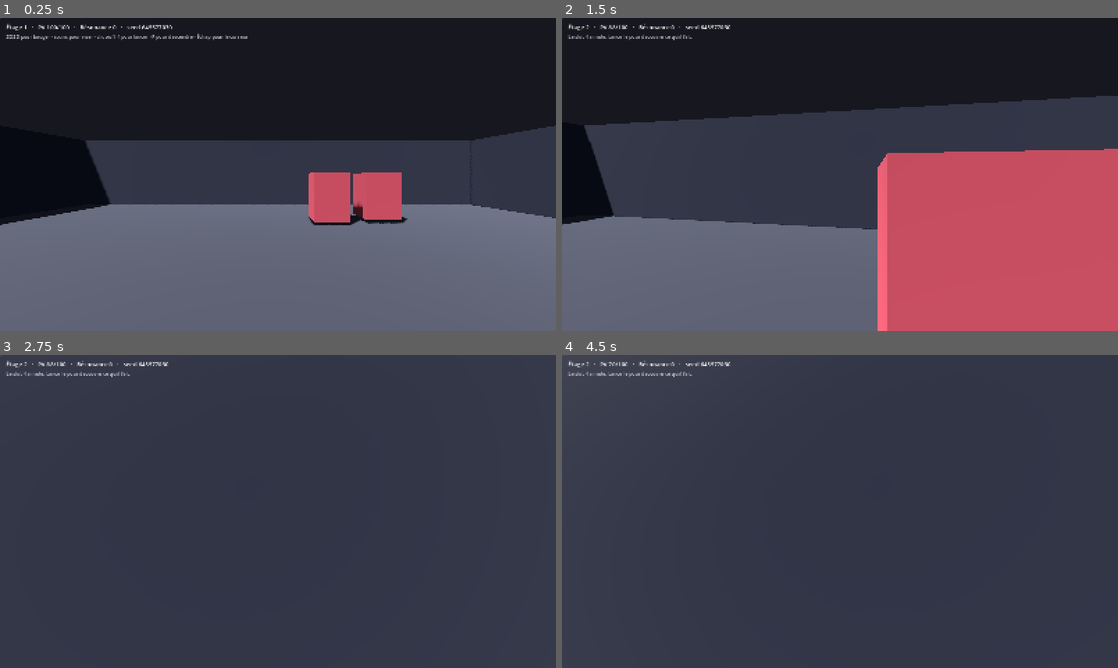
Above: before the commit, frames 1-4 (two rows, left to right).
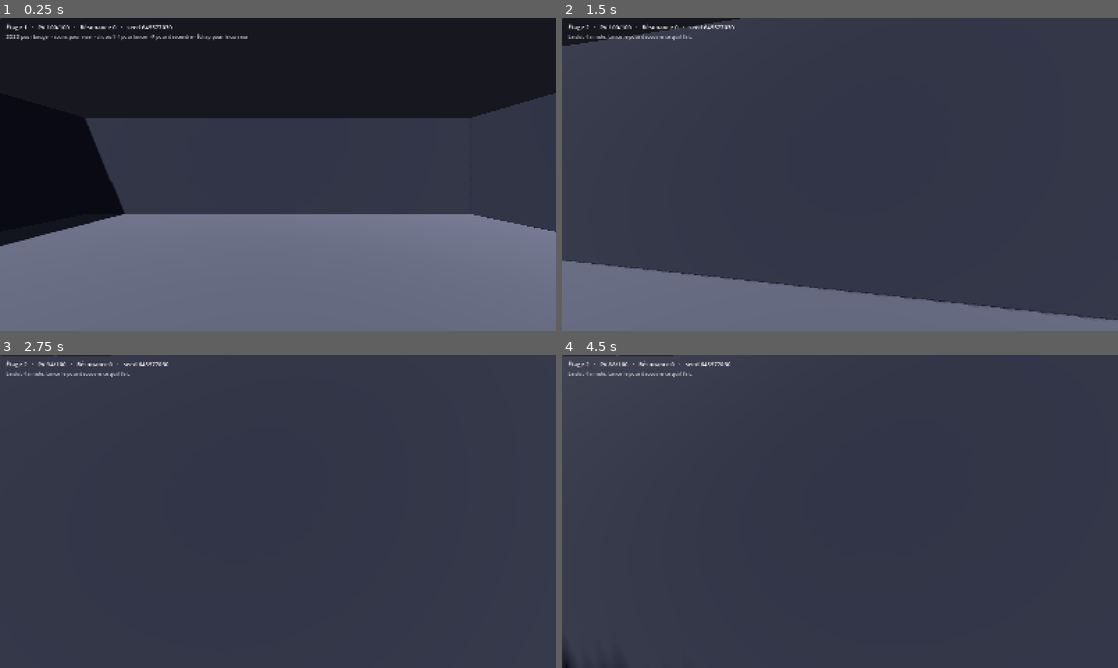
Above: after the commit, the same moments.

Repository: Treri-afk/depthcast
Game: Godot game, scene res://scenes/prototype.tscn
The game is run twice, just before and just after one commit, with the same random seed, the same clock (stepped at 60 frames per second) and the same inputs.
Inputs (mouse positions are in pixels of both pictures, inside the frame that each line leads up to):
- Up to frame 1 (0.25 s): no input
- Up to frame 2 (1.5 s): move the mouse to (867, 174) at 0.52 s; hold W (proto_haut) from 0.53 s (still down); tap F (proto_etage_suivant) at 0.6 s; click (867, 174) at 0.67 s; move the mouse to (812, 174) at 1.27 s; tap 1 (proto_sort_1) at 1.35 s
- Up to frame 3 (2.75 s): keep holding W (proto_haut); move the mouse to (289, 505) at 2.02 s; tap 2 (proto_sort_2) at 2.1 s
- Up to frame 4 (4.5 s): keep holding W (proto_haut); tap Enter at 2.75, 4.25 s; move the mouse to (834, 517) at 2.77 s; tap 3 (proto_sort_3) at 2.85 s; click (834, 517) at 2.92 s; tap Space at 3.5 s; move the mouse to (878, 514) at 3.52 s; tap 4 (proto_sort_4) at 3.6 s; move the mouse to (795, 508) at 4.27 s; click (795, 508) at 4.35 s

The runs differ from the first frame. In frame 1, 12% of the frame differs, in the area x 0-100%, y 24-73%; in frame 2, 65%, in the area x 0-100%, y 0-100%; in frame 3, 0.1%; in frame 4, 0.1%.

Commit message:
feat: étages à plusieurs salles et changement d'école en jeu
Trois demandes du playtest.

Fenêtre : mode maximisé au lancement. Mais la vraie cause du rendu
minuscule était que le jeu tourne intégré dans l'éditeur, ce qui
contraint le viewport et ignore la résolution du projet — à désactiver
côté éditeur, aucun réglage de projet n'y changera rien.

Étages : une chaîne de 3 salles de taille variable, reliées par des
couloirs, avec une direction qui alterne pour éviter la ligne droite.
Les murs porteurs d'une ouverture sont bâtis en deux segments plutôt
qu'en un bloc. Tout est tiré du flux seedé du donjon, donc la même seed
rejoue le même étage — et la géométrie se régénère à chaque descente.
C'est une version minuscule du principe du GDD §5 : des salles
assemblées selon une seed, jamais de géométrie inventée à la volée.

Écoles : des flèches sous chaque slot font défiler les 5 écoles, pour
comparer sans relancer. Purement un outil de prototype — en jeu les
écoles se choisissent avant la descente. Le changement remet le slot en
état ??? , sinon on croirait connaître un sort qu'on n'a jamais lancé.

Co-Authored-By: Claude Opus 5 <noreply@anthropic.com>

Diff:
--- a/project.godot
+++ b/project.godot
@@ -26,6 +26,8 @@
 
 window/size/viewport_width=1600
 window/size/viewport_height=900
+; 2 = maximisée. En fenêtre détachée, le jeu occupe tout l'écran au lancement.
+window/size/mode=2
 ; Le HUD suit la taille de la fenêtre au lieu de rester en pixels fixes.
 window/stretch/mode="canvas_items"
 window/stretch/aspect="expand"
--- a/scripts/core/game_state.gd
+++ b/scripts/core/game_state.gd
@@ -98,6 +98,24 @@
 		slot.effect_index = rng.randi_range(0, slot.pool_size - 1)
 		slot.locked_until_floor = SpellSlot.NOT_SET
 		slot.discovered_on_floor = SpellSlot.NOT_SET
+
+
+## Change l'école d'un seul slot, en cours de run.
+##
+## N'existe que pour le prototype : en jeu, les écoles se choisissent avant la
+## descente et ne bougent plus. Ici c'est l'outil qui permet de comparer les
+## écoles entre elles sans relancer.
+func set_slot_school(player_id: int, slot_index: int, school_id: StringName,
+		pool_size: int) -> void:
+	var p: PlayerState = run.get_player(player_id) if run != null else null
+	if p == null or slot_index < 0 or slot_index >= p.slots.size():
+		return
+	var slot: SpellSlot = p.slots[slot_index]
+	slot.school_id = school_id
+	slot.pool_size = clampi(pool_size, 2, 5)
+	slot.effect_index = mini(slot.effect_index, slot.pool_size - 1)
+	slot.discovered_on_floor = SpellSlot.NOT_SET
+	EventBus.slot_rerolled.emit(player_id, slot_index, slot.effect_index)
 
 
 # ── Monstres ──────────────────────────────────────────────────────────────
--- a/scripts/prototype/prototype_hud.gd
+++ b/scripts/prototype/prototype_hud.gd
@@ -11,6 +11,8 @@
 
 signal verrou_demande(slot_index: int)
 signal etage_suivant_demande()
+## Demande de changer l'école d'un slot. `pas` vaut -1 ou +1.
+signal ecole_changee(slot_index: int, pas: int)
 
 var joueur: PlayerAvatar = null
 
@@ -45,6 +47,23 @@
 	for i: int in 4:
 		var colonne := VBoxContainer.new()
 		colonne.custom_minimum_size = Vector2(155, 0)
+
+		# Flèches de changement d'école : comparer deux écoles sans relancer.
+		var choix := HBoxContainer.new()
+		var gauche := Button.new()
+		gauche.text = "<"
+		gauche.custom_minimum_size = Vector2(30, 0)
+		gauche.pressed.connect(func() -> void: ecole_changee.emit(i, -1))
+		var droite := Button.new()
+		droite.text = ">"
+		droite.custom_minimum_size = Vector2(30, 0)
+		droite.pressed.connect(func() -> void: ecole_changee.emit(i, 1))
+		var espace := Control.new()
+		espace.size_flags_horizontal = Control.SIZE_EXPAND_FILL
+		choix.add_child(gauche)
+		choix.add_child(espace)
+		choix.add_child(droite)
+		colonne.add_child(choix)
 
 		var panneau := Panel.new()
 		panneau.custom_minimum_size = Vector2(155, 62)
--- a/scripts/prototype/prototype_root.gd
+++ b/scripts/prototype/prototype_root.gd
@@ -11,11 +11,16 @@
 ##   - aucun dégât appliqué à la main (R4) — tout passe par l'EffectResolver
 
 # ── Réglages du prototype. Trituré librement. ─────────────────────────────
-const MONSTRES_PAR_ETAGE: int = 4
+const MONSTRES_PAR_SALLE: int = 3
 const PV_MONSTRE: int = 34
 const RESONANCE_PAR_MONSTRE: int = 12
 const COUT_VERROU: int = 20
-const TAILLE_SALLE: float = 22.0
+const SALLES_PAR_ETAGE: int = 3
+const TAILLE_SALLE_MIN: float = 13.0
+const TAILLE_SALLE_MAX: float = 19.0
+const LONGUEUR_COULOIR: float = 7.0
+const LARGEUR_COULOIR: float = 4.0
+const HAUTEUR_MUR: float = 4.0
 const VITESSE_PROJECTILE: float = 34.0
 
 var _joueur: PlayerAvatar
@@ -23,11 +28,13 @@
 var _hud: PrototypeHud
 var _avatars: Dictionary[int, MonsterAvatar] = {}
 var _conteneur_monstres: Node3D
+var _geometrie: Node3D
+var _salles: Array[Dictionary] = []
 
 
 func _ready() -> void:
 	_declare_les_touches()
-	_construit_la_salle()
+	_construit_l_eclairage()
 	_construit_le_joueur()
 	_construit_le_hud()
 
@@ -45,6 +52,7 @@
 		func(_id: int, raison: String) -> void: _hud.journalise("Achat refusé : " + raison)
 	)
 
+	_assemble_l_etage()
 	_peuple_l_etage()
 	_hud.journalise("ZQSD pour bouger · souris pour viser · clic ou 1-4 pour lancer · F pour descendre · Échap pour le curseur")
 
@@ -94,7 +102,7 @@
 	InputMap.action_add_event("proto_tir", clic)
 
 
-func _construit_la_salle() -> void:
+func _construit_l_eclairage() -> void:
 	var lumiere := DirectionalLight3D.new()
 	lumiere.rotation_degrees = Vector3(-58, -42, 0)
 	lumiere.light_energy = 1.15
@@ -107,18 +115,118 @@
 	env.background_color = Color(0.09, 0.09, 0.12)
 	env.ambient_light_source = Environment.AMBIENT_SOURCE_COLOR
 	env.ambient_light_color = Color(0.35, 0.36, 0.42)
-	env.ambient_light_energy = 0.8
+	env.ambient_light_energy = 0.85
 	ambiance.environment = env
 	add_child(ambiance)
 
-	_ajoute_bloc(Vector3(0, -0.5, 0), Vector3(TAILLE_SALLE, 1, TAILLE_SALLE),
-		Color(0.28, 0.29, 0.33))
-	var demi: float = TAILLE_SALLE * 0.5
-	for cote: Array in [[Vector3(demi, 1.5, 0), Vector3(1, 4, TAILLE_SALLE)],
-			[Vector3(-demi, 1.5, 0), Vector3(1, 4, TAILLE_SALLE)],
-			[Vector3(0, 1.5, demi), Vector3(TAILLE_SALLE, 4, 1)],
-			[Vector3(0, 1.5, -demi), Vector3(TAILLE_SALLE, 4, 1)]]:
-		_ajoute_bloc(cote[0], cote[1], Color(0.2, 0.21, 0.26))
+	_geometrie = Node3D.new()
+	_geometrie.name = "Geometrie"
+	add_child(_geometrie)
+
+
+## Assemble l'étage : une chaîne de salles reliées par des couloirs.
+##
+## C'est une version minuscule du principe posé au GDD §5 — des salles
+## pré-conçues assemblées selon une seed, jamais de géométrie inventée à la
+## volée. Ici les salles sont de simples boîtes, mais le générateur ne connaît
+## déjà que des connecteurs et une seed : c'est la structure qui compte.
+func _assemble_l_etage() -> void:
+	for enfant: Node in _geometrie.get_children():
+		enfant.queue_free()
+	_salles.clear()
+
+	var rng: RandomNumberGenerator = RngService.stream(RngService.STREAM_DUNGEON)
+	var centre := Vector3.ZERO
+	var direction := Vector3.RIGHT
+
+	for i: int in SALLES_PAR_ETAGE:
+		var cote: float = rng.randf_range(TAILLE_SALLE_MIN, TAILLE_SALLE_MAX)
+		var salle := {"centre": centre, "taille": cote}
+		_salles.append(salle)
+
+		var ouverture_entree: bool = i > 0
+		var ouverture_sortie: bool = i < SALLES_PAR_ETAGE - 1
+		_batit_salle(centre, cote, direction, ouverture_entree, ouverture_sortie)
+
+		if not ouverture_sortie:
+			break
+
+		# La direction alterne pour que l'étage ne soit pas une ligne droite.
+		var suivante: Vector3 = Vector3.FORWARD if direction == Vector3.RIGHT else Vector3.RIGHT
+		var cote_suivant: float = rng.randf_range(TAILLE_SALLE_MIN, TAILLE_SALLE_MAX)
+		var depart: Vector3 = centre + direction * (cote * 0.5)
+		_batit_couloir(depart, direction)
+		centre = centre + direction * (cote * 0.5 + LONGUEUR_COULOIR + cote_suivant * 0.5)
+		direction = suivante
+
+
+func _batit_salle(centre: Vector3, cote: float, direction_sortie: Vector3,
+		ouverture_entree: bool, ouverture_sortie: bool) -> void:
+	_ajoute_bloc(centre + Vector3(0, -0.5, 0), Vector3(cote, 1, cote),
+		Color(0.30, 0.31, 0.36))
+
+	var demi: float = cote * 0.5
+	# Les quatre murs. Celui qui porte la sortie — et celui d'où l'on vient —
+	# reçoivent une ouverture de la largeur du couloir.
+	var murs := [
+		{"pos": Vector3(demi, 0, 0), "axe_z": true, "dir": Vector3.RIGHT},
+		{"pos": Vector3(-demi, 0, 0), "axe_z": true, "dir": Vector3.LEFT},
+		{"pos": Vector3(0, 0, demi), "axe_z": false, "dir": Vector3.BACK},
+		{"pos": Vector3(0, 0, -demi), "axe_z": false, "dir": Vector3.FORWARD},
+	]
+	# L'entrée vient forcément du côté opposé à la sortie précédente.
+	var entree_dir: Vector3 = -direction_sortie if not ouverture_sortie else Vector3.LEFT
+	if ouverture_entree and ouverture_sortie:
+		entree_dir = Vector3.LEFT if direction_sortie == Vector3.FORWARD else Vector3.FORWARD
+
+	for mur: Dictionary in murs:
+		var perce: bool = (ouverture_sortie and mur["dir"] == direction_sortie) \
+			or (ouverture_entree and mur["dir"] == entree_dir)
+		_batit_mur(centre + mur["pos"], cote, mur["axe_z"], perce)
+
+
+func _batit_mur(centre: Vector3, longueur: float, le_long_de_z: bool, perce: bool) -> void:
+	var hauteur := Vector3(0, HAUTEUR_MUR * 0.5, 0)
+	var couleur := Color(0.20, 0.21, 0.26)
+	if not perce:
+		var taille: Vector3 = Vector3(1, HAUTEUR_MUR, longueur) if le_long_de_z \
+			else Vector3(longueur, HAUTEUR_MUR, 1)
+		_ajoute_bloc(centre + hauteur, taille, couleur)
+		return
+
+	# Deux segments de part et d'autre de l'ouverture.
+	var segment: float = (longueur - LARGEUR_COULOIR) * 0.5
+	if segment <= 0.2:
+		return
+	var decalage: float = (LARGEUR_COULOIR + segment) * 0.5
+	for signe: float in [-1.0, 1.0]:
+		var pos: Vector3 = centre + hauteur
+		var taille: Vector3
+		if le_long_de_z:
+			pos.z += signe * decalage
+			taille = Vector3(1, HAUTEUR_MUR, segment)
+		else:
+			pos.x += signe * decalage
+			taille = Vector3(segment, HAUTEUR_MUR, 1)
+		_ajoute_bloc(pos, taille, couleur)
+
+
+func _batit_couloir(depart: Vector3, direction: Vector3) -> void:
+	var milieu: Vector3 = depart + direction * (LONGUEUR_COULOIR * 0.5)
+	var le_long_de_x: bool = absf(direction.x) > 0.5
+	var sol: Vector3 = Vector3(LONGUEUR_COULOIR, 1, LARGEUR_COULOIR) if le_long_de_x \
+		else Vector3(LARGEUR_COULOIR, 1, LONGUEUR_COULOIR)
+	_ajoute_bloc(milieu + Vector3(0, -0.5, 0), sol, Color(0.26, 0.27, 0.32))
+
+	var hauteur := Vector3(0, HAUTEUR_MUR * 0.5, 0)
+	var demi_large: float = LARGEUR_COULOIR * 0.5
+	for signe: float in [-1.0, 1.0]:
+		if le_long_de_x:
+			_ajoute_bloc(milieu + hauteur + Vector3(0, 0, signe * demi_large),
+				Vector3(LONGUEUR_COULOIR, HAUTEUR_MUR, 1), Color(0.18, 0.19, 0.24))
+		else:
+			_ajoute_bloc(milieu + hauteur + Vector3(signe * demi_large, 0, 0),
+				Vector3(1, HAUTEUR_MUR, LONGUEUR_COULOIR), Color(0.18, 0.19, 0.24))
 
 
 func _ajoute_bloc(pos: Vector3, taille: Vector3, couleur: Color) -> void:
@@ -140,7 +248,7 @@
 	visuel.material_override = mat
 	corps.add_child(visuel)
 
-	add_child(corps)
+	_geometrie.add_child(corps)
 
 
 func _construit_le_joueur() -> void:
@@ -173,6 +281,7 @@
 	_hud.joueur = _joueur
 	_hud.verrou_demande.connect(_sur_verrou_demande)
 	_hud.etage_suivant_demande.connect(_descend)
+	_hud.ecole_changee.connect(_sur_ecole_changee)
 	couche.add_child(_hud)
 
 
@@ -183,39 +292,44 @@
 		enfant.queue_free()
 	_avatars.clear()
 
-	# Placement seedé : le même étage de la même seed replace les monstres au
-	# même endroit (R3). Aucun appel direct à randf().
+	# Placement seedé : la même seed rejoue le même étage (R3).
 	var rng: RandomNumberGenerator = RngService.stream(RngService.STREAM_DUNGEON)
 	var pv: int = PV_MONSTRE + GameState.run.floor_index * 8
 
-	for i: int in MONSTRES_PAR_ETAGE:
-		var id: int = GameState.spawn_monster(pv, RESONANCE_PAR_MONSTRE)
-		var avatar := MonsterAvatar.new()
-		avatar.monster_id = id
-		avatar.cible = _joueur
-
-		var forme := CollisionShape3D.new()
-		var boite := BoxShape3D.new()
-		boite.size = Vector3(1.2, 1.6, 1.2)
-		forme.shape = boite
-		avatar.add_child(forme)
-
-		var visuel := MeshInstance3D.new()
-		visuel.name = "Mesh"
-		var mesh := BoxMesh.new()
-		mesh.size = Vector3(1.2, 1.6, 1.2)
-		visuel.mesh = mesh
-		var mat := StandardMaterial3D.new()
-		mat.albedo_color = Color(0.75, 0.3, 0.35)
-		visuel.set_surface_override_material(0, mat)
-		avatar.add_child(visuel)
-
-		var bord: float = TAILLE_SALLE * 0.5 - 3.0
-		avatar.position = Vector3(
-			rng.randf_range(-bord, bord), 0.9, rng.randf_range(-bord, bord)
-		)
-		_conteneur_monstres.add_child(avatar)
-		_avatars[id] = avatar
+	for index_salle: int in _salles.size():
+		var salle: Dictionary = _salles[index_salle]
+		var centre: Vector3 = salle["centre"]
+		var bord: float = float(salle["taille"]) * 0.5 - 2.5
+		# La première salle en contient moins : on y arrive sans être encerclé.
+		var combien: int = MONSTRES_PAR_SALLE - (1 if index_salle == 0 else 0)
+
+		for i: int in combien:
+			var id: int = GameState.spawn_monster(pv, RESONANCE_PAR_MONSTRE)
+			var avatar := MonsterAvatar.new()
+			avatar.monster_id = id
+			avatar.cible = _joueur
+
+			var forme := CollisionShape3D.new()
+			var boite := BoxShape3D.new()
+			boite.size = Vector3(1.2, 1.6, 1.2)
+			forme.shape = boite
+			avatar.add_child(forme)
+
+			var visuel := MeshInstance3D.new()
+			visuel.name = "Mesh"
+			var mesh := BoxMesh.new()
+			mesh.size = Vector3(1.2, 1.6, 1.2)
+			visuel.mesh = mesh
+			var mat := StandardMaterial3D.new()
+			mat.albedo_color = Color(0.75, 0.3, 0.35)
+			visuel.set_surface_override_material(0, mat)
+			avatar.add_child(visuel)
+
+			avatar.position = centre + Vector3(
+				rng.randf_range(-bord, bord), 0.9, rng.randf_range(-bord, bord)
+			)
+			_conteneur_monstres.add_child(avatar)
+			_avatars[id] = avatar
 
 
 # ── Lancer de sorts ───────────────────────────────────────────────────────
@@ -372,6 +486,24 @@
 
 # ── Boucle d'étage ────────────────────────────────────────────────────────
 
+## Fait défiler les 5 écoles sur un slot. Purement un outil de comparaison :
+## en jeu, les écoles se choisissent avant la descente et ne bougent plus.
+func _sur_ecole_changee(slot_index: int, pas: int) -> void:
+	var slot: SpellSlot = GameState.run.players[0].slots[slot_index]
+	var actuelle: int = 0
+	for i: int in PrototypeCatalogue.SCHOOLS.size():
+		if PrototypeCatalogue.SCHOOLS[i]["id"] == slot.school_id:
+			actuelle = i
+			break
+	var total: int = PrototypeCatalogue.SCHOOLS.size()
+	var suivante: Dictionary = PrototypeCatalogue.SCHOOLS[(actuelle + pas + total) % total]
+	GameState.set_slot_school(0, slot_index, suivante["id"],
+		(suivante["effets"] as Array).size())
+	_hud.journalise("Slot %d passe à %s — %d effets possibles." % [
+		slot_index + 1, suivante["nom"], (suivante["effets"] as Array).size(),
+	])
+
+
 func _sur_verrou_demande(slot_index: int) -> void:
 	if GameState.try_lock_slot(0, slot_index, COUT_VERROU):
 		_hud.journalise("Slot %d verrouillé pour %d de Résonance." % [slot_index + 1, COUT_VERROU])
@@ -382,6 +514,7 @@
 		return
 	GameState.complete_floor()
 	GameState.advance_floor()
+	_assemble_l_etage()
 	_joueur.position = Vector3(0, 1.0, 0)
 	_peuple_l_etage()
 
@@ -389,5 +522,6 @@
 func _redemarre() -> void:
 	GameState.start_run(0, 1)
 	GameState.set_player_schools(0, PrototypeCatalogue.school_defs([0, 1, 2, 4]))
+	_assemble_l_etage()
 	_joueur.position = Vector3(0, 1.0, 0)
 	_peuple_l_etage()
